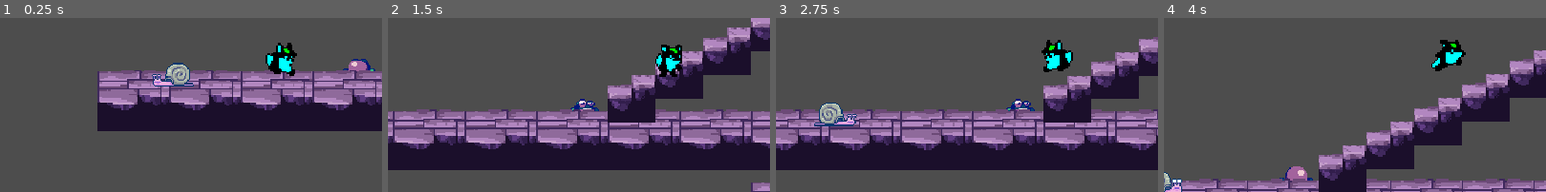
Above: before the commit, frames 1-4 (left to right).
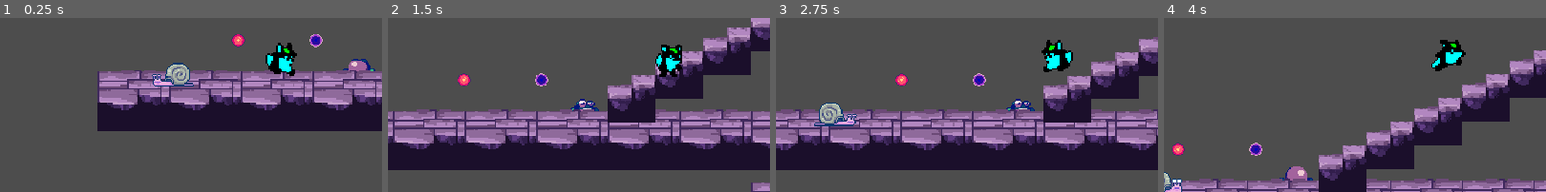
Above: after the commit, the same moments.

Repository: eugencic/PookieGame
Game: Godot game, scene res://level_base/level_base.tscn
The game is run twice, just before and just after one commit, with the same random seed, the same clock (stepped at 60 frames per second) and the same inputs. The project has no main scene, so this scene is started directly.
Inputs:
- Up to frame 1 (0.25 s): no input
- Up to frame 2 (1.5 s): hold D (right) from 0.53 s (still down); tap Space (jump) at 0.77 s
- Up to frame 3 (2.75 s): tap Space (jump) at 1.52 s; release D (right) at 2.03 s; hold A (left) from 2.03 s (still down)
- Up to frame 4 (4 s): release A (left) at 2.78 s; hold D (right) from 2.78 s (still down); tap Space (jump) at 3.02, 3.77 s
The pictures show only the part of the screen within x 13-63%, y 26-76%; the shares and areas given below are measured in that part.

The runs differ from the first frame. In frame 1, 0.4% of the frame differs, in the area x 60-85%, y 9-17%; in frame 2, 0.4%; in frame 3, 0.4%; in frame 4, 0.4%.

Commit message:
👌 Add bullets

Diff:
--- /dev/null
+++ b/bullets/bullet_base/bullet_base.gd
@@ -0,0 +1,30 @@
+extends Area2D
+
+var _direction: Vector2 = Vector2.RIGHT
+var _life_span: float = 20.0
+var _life_time: float = 0.0
+
+
+
+# Called when the node enters the scene tree for the first time.
+func _ready():
+	pass # Replace with function body.
+
+
+# Called every frame. 'delta' is the elapsed time since the previous frame.
+func _process(delta):
+	check_expired(delta)
+	position += _direction * delta
+
+func setup(dir: Vector2, life_span: float, speed: float) -> void:
+	_direction = dir.normalized() * speed
+	_life_span = life_span
+
+func check_expired(delta: float) -> void:
+	_life_time += delta
+	if _life_time > _life_span:
+		queue_free()
+
+
+func _on_area_entered(area):
+	queue_free()
--- /dev/null
+++ b/bullets/bullet_base/bullet_base.tscn
@@ -0,0 +1,22 @@
+[gd_scene load_steps=4 format=3 uid="uid://xk73mtqkj1er"]
+
+[ext_resource type="Script" path="res://bullets/bullet_base/bullet_base.gd" id="1_uy1s0"]
+[ext_resource type="Texture2D" uid="uid://delmifj2v16ts" path="res://assets/items/bullet-1.png" id="1_vqe0n"]
+
+[sub_resource type="CircleShape2D" id="CircleShape2D_33x74"]
+radius = 4.12311
+
+[node name="BulletBase" type="Area2D"]
+position = Vector2(-1, 0)
+collision_layer = 0
+collision_mask = 0
+script = ExtResource("1_uy1s0")
+
+[node name="Sprite2D" type="Sprite2D" parent="."]
+scale = Vector2(0.5, 0.5)
+texture = ExtResource("1_vqe0n")
+
+[node name="CollisionShape2D" type="CollisionShape2D" parent="."]
+shape = SubResource("CircleShape2D_33x74")
+
+[connection signal="area_entered" from="." to="." method="_on_area_entered"]
--- /dev/null
+++ b/bullets/bullet_enemy/bullet_enemy.tscn
@@ -0,0 +1,9 @@
+[gd_scene load_steps=3 format=3 uid="uid://c7pmcsjjntv1v"]
+
+[ext_resource type="PackedScene" uid="uid://xk73mtqkj1er" path="res://bullets/bullet_base/bullet_base.tscn" id="1_tw8j8"]
+[ext_resource type="Texture2D" uid="uid://d1y7mrcv5y4pg" path="res://assets/items/bullet2.png" id="2_ta73h"]
+
+[node name="BulletEnemy" instance=ExtResource("1_tw8j8")]
+
+[node name="Sprite2D" parent="." index="0"]
+texture = ExtResource("2_ta73h")
--- /dev/null
+++ b/bullets/bullet_player/bullet_player.tscn
@@ -0,0 +1,5 @@
+[gd_scene load_steps=2 format=3 uid="uid://d2bkfik3jjycn"]
+
+[ext_resource type="PackedScene" uid="uid://xk73mtqkj1er" path="res://bullets/bullet_base/bullet_base.tscn" id="1_jqse5"]
+
+[node name="BulletPlayer" instance=ExtResource("1_jqse5")]
--- a/level_base/level_base.tscn
+++ b/level_base/level_base.tscn
@@ -8,6 +8,8 @@
 [ext_resource type="Texture2D" uid="uid://gy6xg3r6jt08" path="res://assets/tiles/ChurchTileset.png" id="4_kkgir"]
 [ext_resource type="PackedScene" uid="uid://bfrut6uvfw7rj" path="res://enemies/snail/snail.tscn" id="6_ecb36"]
 [ext_resource type="PackedScene" uid="uid://bf123tyld22sd" path="res://enemies/frog/frog.tscn" id="8_r631y"]
+[ext_resource type="PackedScene" uid="uid://d2bkfik3jjycn" path="res://bullets/bullet_player/bullet_player.tscn" id="9_yr4lq"]
+[ext_resource type="PackedScene" uid="uid://c7pmcsjjntv1v" path="res://bullets/bullet_enemy/bullet_enemy.tscn" id="10_tdgke"]
 
 [sub_resource type="TileSetAtlasSource" id="TileSetAtlasSource_s2vlm"]
 texture = ExtResource("1_rsl5b")
@@ -1039,3 +1041,9 @@
 
 [node name="Snail" parent="." instance=ExtResource("6_ecb36")]
 position = Vector2(34, 151)
+
+[node name="BulletPlayer" parent="." instance=ExtResource("9_yr4lq")]
+position = Vector2(127, 142)
+
+[node name="BulletEnemy" parent="." instance=ExtResource("10_tdgke")]
+position = Vector2(75, 142)
Binary file added: assets/items/bullet-1.png
Not shown, added: assets/items/bullet-1.png.import
Not shown: 1 places in level_base/level_base.tscn that only renumber resources
